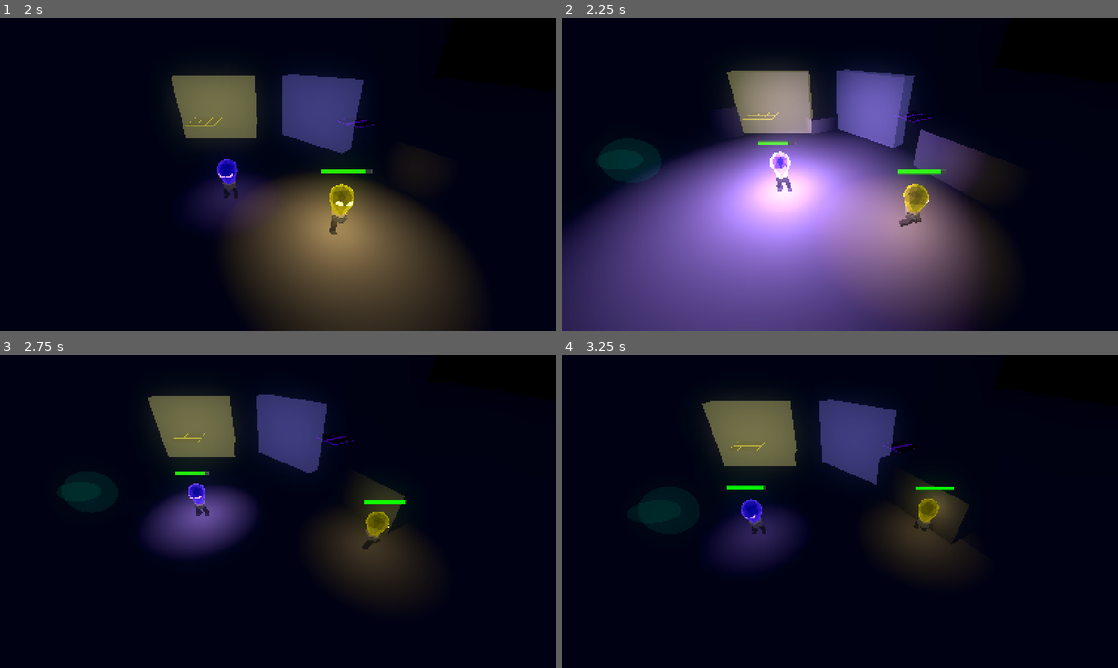
Above: before the commit, frames 1-4 (two rows, left to right).
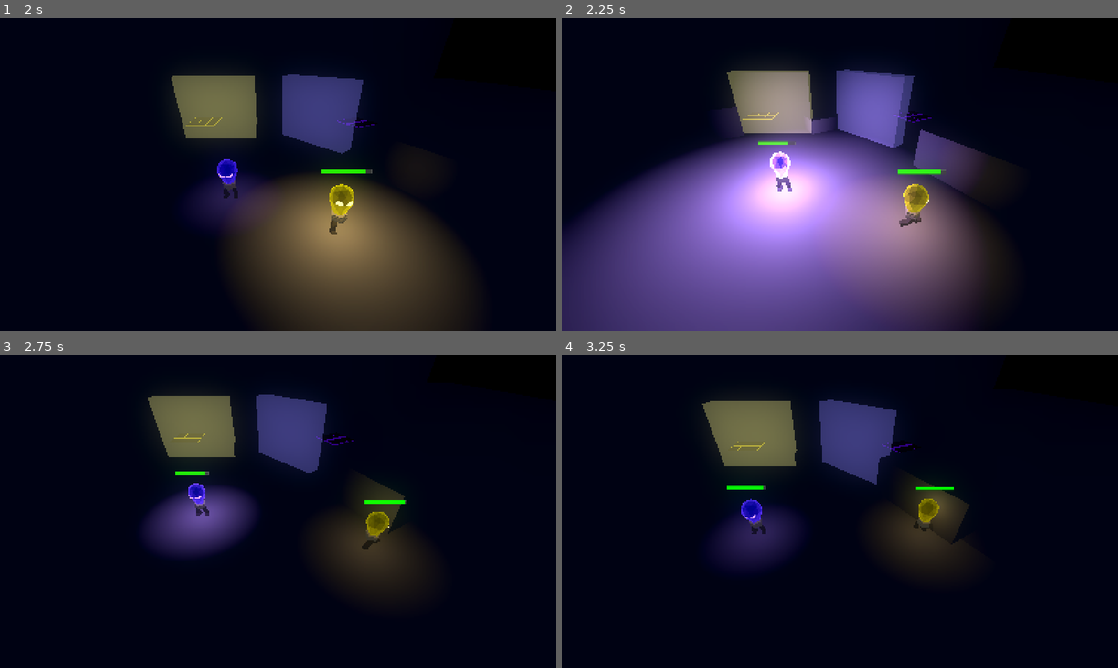
Above: after the commit, the same moments.

Repository: LowPolyFreak/EllieDeesAdventure
Game: Godot game, scene res://Scenes/main.tscn
The game is run twice, just before and just after one commit, with the same random seed, the same clock (stepped at 60 frames per second) and the same inputs.
Inputs:
- Up to frame 1 (2 s): hold D (right_p1) 0.53-1.28 s; tap Down (down_p2) at 0.6 s; tap Space (jump_p1) at 0.77, 1.52 s; hold S (down_p1) from 1.28 s (still down); tap Shift (glow_p1) at 1.35 s
- Up to frame 2 (2.25 s): release S (down_p1) at 2.03 s; hold D (right_p1) from 2.03 s (still down); tap Keypad 0 (glow_p2) at 2.1 s
- Up to frame 3 (2.75 s): keep holding D (right_p1)
- Up to frame 4 (3.25 s): release D (right_p1) at 2.78 s; hold W (up_p1) from 2.78 s (still down); tap E (interact) at 2.85 s; tap Space (jump_p1) at 3.02 s

Frame 1 is identical in both runs. In frame 2, 1.1% of the frame differs, in the area x 6-18%, y 38-53%; in frame 3, 0.5%; in frame 4, 0.5%.

Commit message:
Create new scene for chase component

Diff:
--- /dev/null
+++ b/Scenes/chase_component.tscn
@@ -0,0 +1,11 @@
+[gd_scene load_steps=2 format=3 uid="uid://bixqbcx87c3cl"]
+
+[ext_resource type="Script" path="res://Scripts/chase_component.gd" id="1_oft57"]
+
+[node name="ChaseComponent" type="Node"]
+script = ExtResource("1_oft57")
+fallback_target_group = "Bulbs"
+
+[node name="WaitTimer" type="Timer" parent="."]
+wait_time = 6.0
+one_shot = true
--- a/Scenes/ghost.tscn
+++ b/Scenes/ghost.tscn
@@ -3,7 +3,7 @@
 [ext_resource type="PackedScene" uid="uid://3ohppoh2dwi" path="res://Scenes/uv_glow_cmpt.tscn" id="1_abus7"]
 [ext_resource type="Script" path="res://Scripts/ghost.gd" id="1_xoyfn"]
 [ext_resource type="PackedScene" uid="uid://doqqud74nr01a" path="res://Scenes/patrol_component.tscn" id="3_xbbn4"]
-[ext_resource type="Script" path="res://Scripts/chase_component.gd" id="4_je8t6"]
+[ext_resource type="PackedScene" uid="uid://bixqbcx87c3cl" path="res://Scenes/chase_component.tscn" id="4_qcwxf"]
 
 [sub_resource type="StandardMaterial3D" id="StandardMaterial3D_nddc2"]
 transparency = 1
@@ -49,13 +49,5 @@
 user = NodePath("..")
 patrol_speed = 3.0
 
-[node name="ChaseComponent" type="Node" parent="." node_paths=PackedStringArray("user")]
-script = ExtResource("4_je8t6")
-enable_on_load = true
+[node name="ChaseComponent" parent="." node_paths=PackedStringArray("user") instance=ExtResource("4_qcwxf")]
 user = NodePath("..")
-chase_speed = 3.5
-fallback_target_group = "Bulbs"
-
-[node name="WaitTimer" type="Timer" parent="ChaseComponent"]
-wait_time = 6.0
-one_shot = true
